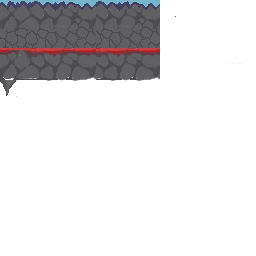
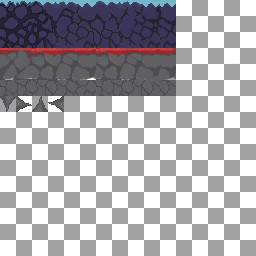
Layers edited between the first and the second (256, 256) image:
renamed "Layer 19" to "Layer 25", painted on it over [left=0, top=0, right=241, bottom=160]
removed layer "Layer 20" over [left=96, top=3, right=160, bottom=81]
removed layer "Layer 18" over [left=0, top=0, right=241, bottom=160]
showed group "Group 1" (2 layers) over [left=0, top=0, right=256, bottom=256]
